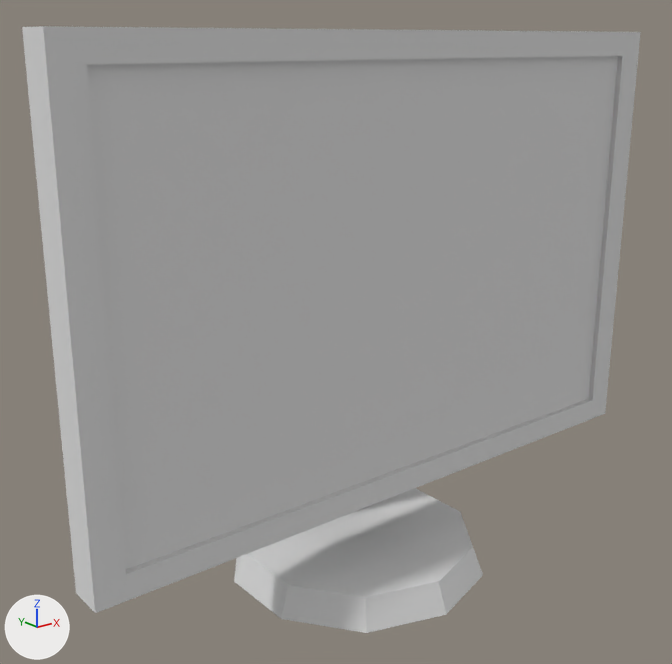
The glTF model models/ultimate-pack/low-poly-10/m/electronics-pc-monitor.glb as it was, and as the next commit left it.
Camera for both pictures: a camera (50 mm lens) standing at (-0.51, -0.625, 0.489) and looking at (-0.002, 0.009, 0.235). The axes (+X, +Y, +Z) are drawn at lower left. The lights are the same throughout. The first picture is the older version. Where no turn or scale is listed for an object, it has been applied to the vertices.

In view in the first picture: 'pc-monitor'.
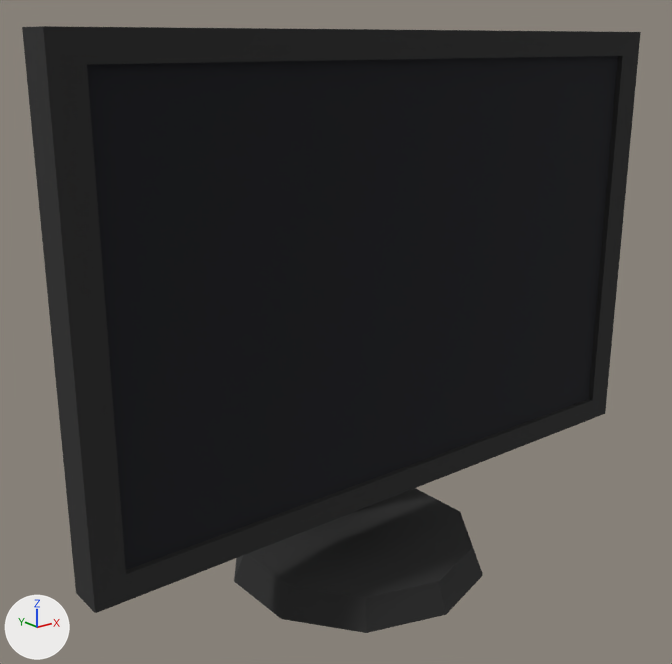
Boxes [x1, y1, x2, y2] around the edits, measured in the pictures (672 x 664 px):
'pc-monitor', recoloured (white to black): [22, 26, 641, 633] in both

The change in detail:
Material '17 GREY-DARKEST' (mat_17_grey_darkest) changes colour from white #e7e7e7 to black #292929; in linear values from (0.8, 0.8, 0.8) to (0.0222, 0.0222, 0.0222).
Material '57 BLACK' (mat_57_black) changes colour from white #e7e7e7 to black #13141a; in linear values from (0.8, 0.8, 0.8) to (0.00638, 0.00688, 0.0106).
